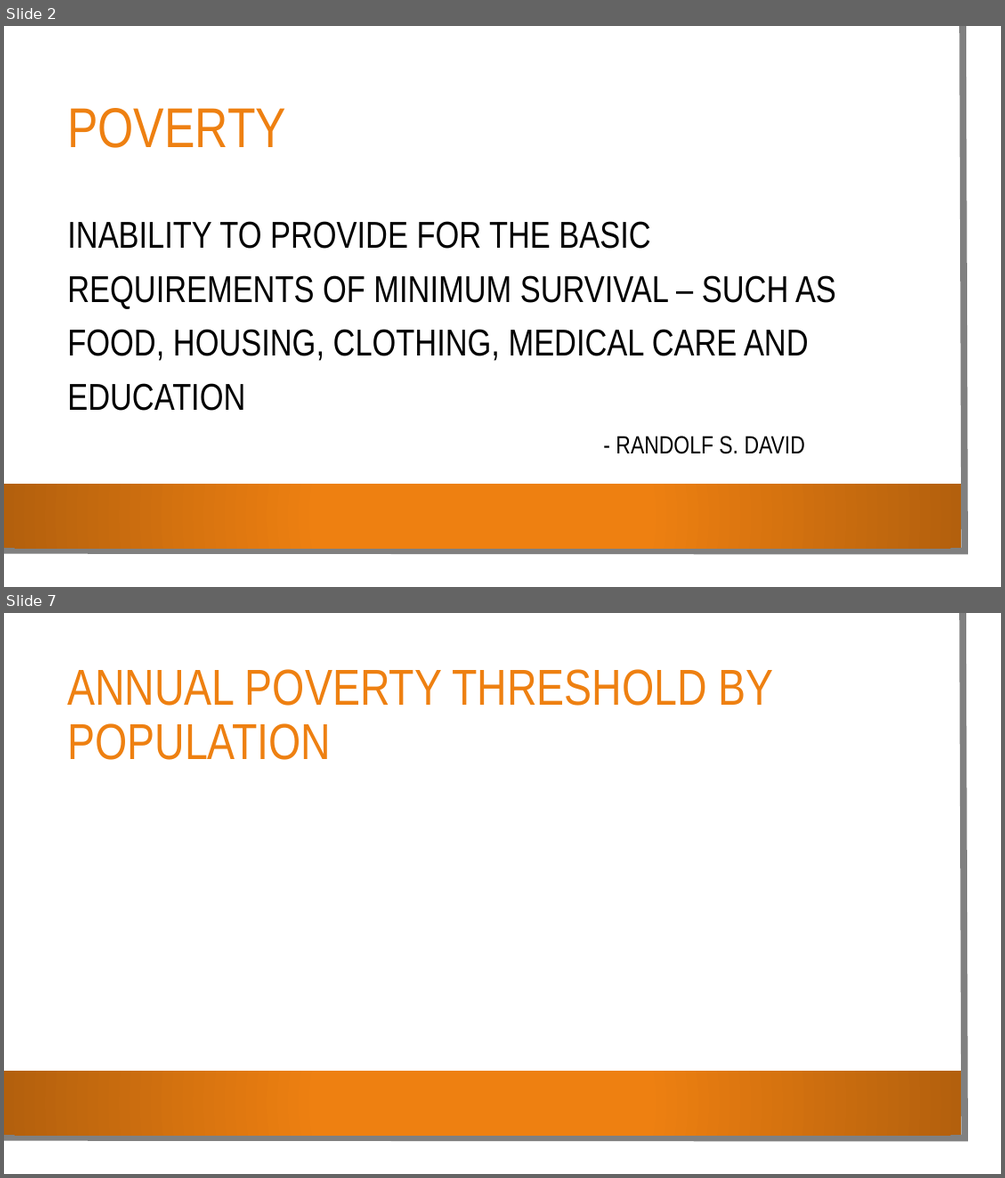
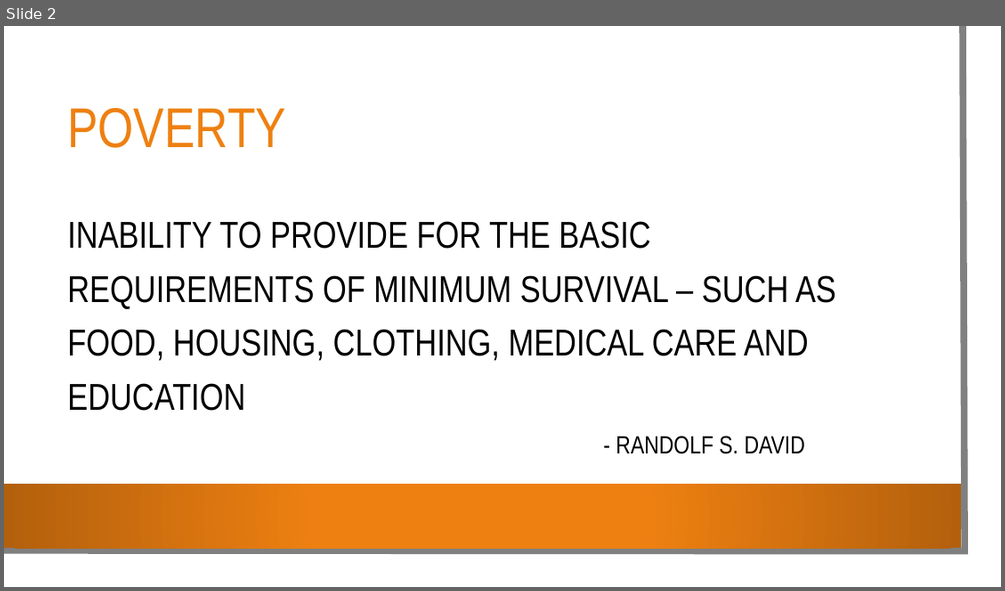
Before and after one commit to jcheramia7/IBMDESC-Poverty, a slide deck: Documentation/Poverty.pptx. Shown one above the other, each under a label of ours: slides 2 and 7 before the commit, slide 2 after it; the slides between them are not shown. The pictures are 1005x1178 and 1005x591 pixels, drawn with LibreOffice and Linux fonts; fonts in the diff are those of the drawing; background and template pictures are left out. Boxes give left, top, right and bottom in pixels: in the first picture for what was removed or moved away, otherwise in the second. Text is boxed around its words. In the diff, an @@ line names an element or a change of style, - is before the commit and + after.

Commit message:
updated Final Documents.docx and Poverty.pptx

```diff
--- a/Documentation/Poverty.pptx
+++ b/Documentation/Poverty.pptx
@@ slide 7 removed at bbox=[4, 613, 1001, 1174], background picture (left out); not listed: 3 template elements that a slide beside it also shows @@
@@ title removed at bbox=[67, 669, 774, 760] @@
-ANNUAL POVERTY THRESHOLD BY POPULATION
```
Also in this commit, not shown: 12 slides added, 8 other slides removed, 1 other file.
